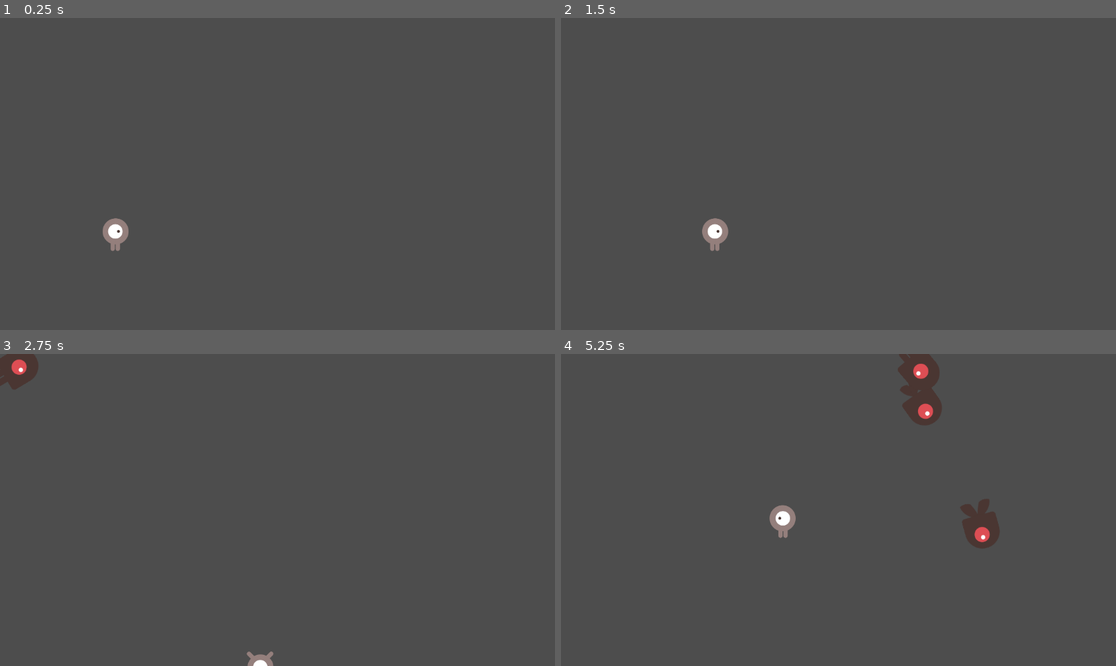
Above: before the commit, frames 1-4 (two rows, left to right).
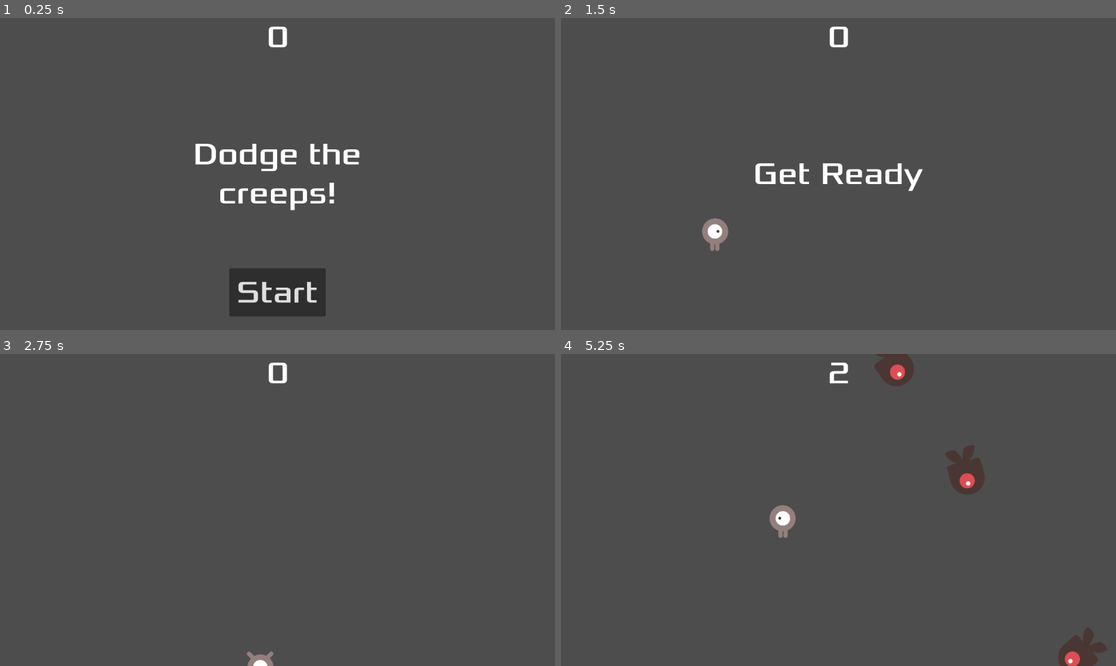
Above: after the commit, the same moments.

Repository: Acquati/godot_dodge_the_creeps_2d
Game: Godot game, scene res://scenes/main.tscn
Same seed, same stepped clock (60 frames per second), same inputs: the game is played once before the commit and once after it.
Inputs (mouse positions are in pixels of both pictures, inside the frame that each line leads up to):
- Up to frame 1 (0.25 s): no input
- Up to frame 2 (1.5 s): click (838, 292) at 0.5 s, where only the run after the commit has a clickable "Start"; tap Enter at 1.25 s; hold Right (move_right) from 1.28 s (still down)
- Up to frame 3 (2.75 s): release Right (move_right) at 2.03 s; hold Down (move_down) from 2.03 s (still down)
- Up to frame 4 (5.25 s): release Down (move_down) at 2.78 s; hold Right (move_right) 2.78-3.53 s; hold Up (move_up) 3.53-4.28 s; hold Left (move_left) from 4.28 s (still down)

The runs differ from the first frame. In frame 1, 4.5% of the frame differs, in the area x 18-65%, y 2-96%; in frame 2, 1.0%; in frame 3, 0.8%; in frame 4, 3.7%.

Commit message:
finish heads_up_display part

Diff:
--- /dev/null
+++ b/scenes/hud.tscn
@@ -0,0 +1,65 @@
+[gd_scene load_steps=3 format=3 uid="uid://bw27ihbc8ya14"]
+
+[ext_resource type="Script" path="res://scripts/hud.gd" id="1_5ml10"]
+[ext_resource type="FontFile" uid="uid://cxb78nc74vxgu" path="res://assets/fonts/Xolonium-Regular.ttf" id="1_jgvsn"]
+
+[node name="HUD" type="CanvasLayer"]
+script = ExtResource("1_5ml10")
+
+[node name="ScoreLabel" type="Label" parent="."]
+anchors_preset = 5
+anchor_left = 0.5
+anchor_right = 0.5
+offset_left = -22.5
+offset_right = 22.5
+offset_bottom = 81.0
+grow_horizontal = 2
+size_flags_vertical = 0
+theme_override_fonts/font = ExtResource("1_jgvsn")
+theme_override_font_sizes/font_size = 64
+text = "0"
+horizontal_alignment = 1
+vertical_alignment = 1
+
+[node name="Message" type="Label" parent="."]
+anchors_preset = 8
+anchor_left = 0.5
+anchor_top = 0.5
+anchor_right = 0.5
+anchor_bottom = 0.5
+offset_left = -200.0
+offset_top = -81.0
+offset_right = 200.0
+offset_bottom = 81.0
+grow_horizontal = 2
+grow_vertical = 2
+theme_override_fonts/font = ExtResource("1_jgvsn")
+theme_override_font_sizes/font_size = 64
+text = "Dodge the creeps!"
+horizontal_alignment = 1
+vertical_alignment = 1
+autowrap_mode = 2
+
+[node name="StartButton" type="Button" parent="."]
+anchors_preset = 7
+anchor_left = 0.5
+anchor_top = 1.0
+anchor_right = 0.5
+anchor_bottom = 1.0
+offset_left = -100.0
+offset_top = -128.0
+offset_right = 100.0
+offset_bottom = -28.0
+grow_horizontal = 2
+grow_vertical = 0
+size_flags_vertical = 8
+theme_override_fonts/font = ExtResource("1_jgvsn")
+theme_override_font_sizes/font_size = 64
+text = "Start"
+
+[node name="MessageTimer" type="Timer" parent="."]
+wait_time = 2.0
+one_shot = true
+
+[connection signal="pressed" from="StartButton" to="." method="_on_start_button_pressed"]
+[connection signal="timeout" from="MessageTimer" to="." method="_on_message_timer_timeout"]
--- a/scenes/main.tscn
+++ b/scenes/main.tscn
@@ -1,8 +1,9 @@
-[gd_scene load_steps=5 format=3 uid="uid://cxbf23kvyv32d"]
+[gd_scene load_steps=6 format=3 uid="uid://cxbf23kvyv32d"]
 
 [ext_resource type="Script" path="res://scripts/main.gd" id="1_3b587"]
 [ext_resource type="PackedScene" uid="uid://bldlf46awfid0" path="res://scenes/player.tscn" id="1_ve0hj"]
 [ext_resource type="PackedScene" uid="uid://catbwxqa40raq" path="res://scenes/mob.tscn" id="2_iwbm0"]
+[ext_resource type="PackedScene" uid="uid://bw27ihbc8ya14" path="res://scenes/hud.tscn" id="4_g6det"]
 
 [sub_resource type="Curve2D" id="Curve2D_iulpf"]
 _data = {
@@ -33,7 +34,10 @@
 
 [node name="MobSpawnLocation" type="PathFollow2D" parent="MobPath"]
 
+[node name="HUD" parent="." instance=ExtResource("4_g6det")]
+
 [connection signal="hit" from="Player" to="." method="game_over"]
 [connection signal="timeout" from="MobTimer" to="." method="_on_mob_timer_timeout"]
 [connection signal="timeout" from="ScoreTimer" to="." method="_on_score_timer_timeout"]
 [connection signal="timeout" from="StartTimer" to="." method="_on_start_timer_timeout"]
+[connection signal="start_game" from="HUD" to="." method="new_game"]
--- a/scenes/mob.tscn
+++ b/scenes/mob.tscn
@@ -48,7 +48,7 @@
 radius = 36.0
 height = 98.0
 
-[node name="Mob" type="RigidBody2D"]
+[node name="Mob" type="RigidBody2D" groups=["mobs"]]
 collision_mask = 0
 gravity_scale = 0.0
 script = ExtResource("1_3f1hw")
--- /dev/null
+++ b/scripts/hud.gd
@@ -0,0 +1,30 @@
+extends CanvasLayer
+
+# Notifies `Main` node that the button has been pressed
+signal start_game
+
+func show_message(text: String) -> void:
+	$Message.text = text
+	$Message.show()
+	$MessageTimer.start()
+
+func show_game_over() -> void:
+	show_message("Game Over")
+	# Wait until the MessageTimer has counted down.
+	await $MessageTimer.timeout
+
+	$Message.text = "Dodge the\nCreeps!"
+	$Message.show()
+	# Make a one-shot timer and wait for it to finish.
+	await get_tree().create_timer(1.0).timeout
+	$StartButton.show()
+
+func update_score(score: float) -> void:
+	$ScoreLabel.text = str(score)
+
+func _on_start_button_pressed():
+	$StartButton.hide()
+	start_game.emit()
+
+func _on_message_timer_timeout():
+	$Message.hide()
--- a/scripts/main.gd
+++ b/scripts/main.gd
@@ -5,7 +5,7 @@
 
 # Called when the node enters the scene tree for the first time.
 func _ready():
-	new_game()
+	pass
 
 # Called every frame. 'delta' is the elapsed time since the previous frame.
 func _process(_delta):
@@ -15,10 +15,17 @@
 	$ScoreTimer.stop()
 	$MobTimer.stop()
 
+	$HUD.show_game_over()
+
 func new_game():
 	score = 0
 	$Player.start($StartPosition.position)
 	$StartTimer.start()
+
+	$HUD.update_score(score)
+	$HUD.show_message("Get Ready")
+
+	get_tree().call_group("mobs", "queue_free")
 
 func _on_mob_timer_timeout():
 	# Create a new instance of the Mob scene.
@@ -45,6 +52,8 @@
 	# Spawn the mob by adding it to the Main scene.
 	add_child(mob)
 
+	$HUD.update_score(score)
+
 func _on_score_timer_timeout():
 	score += 1
 
